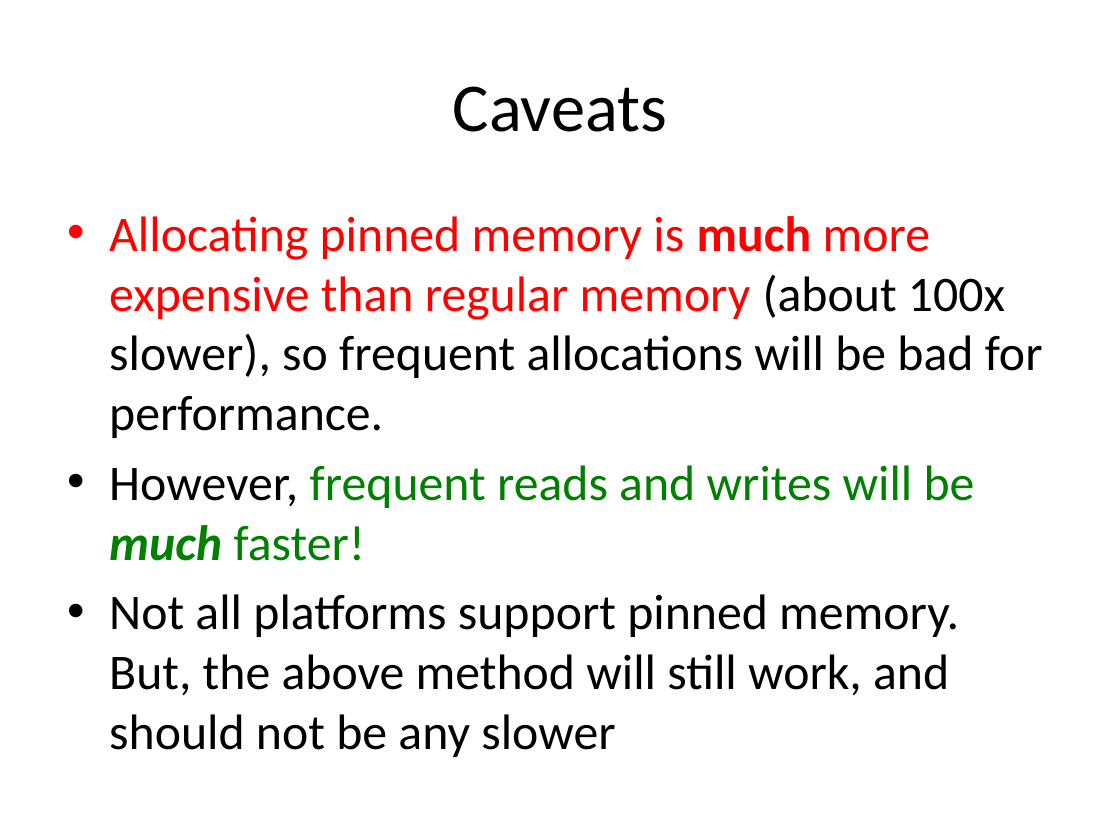
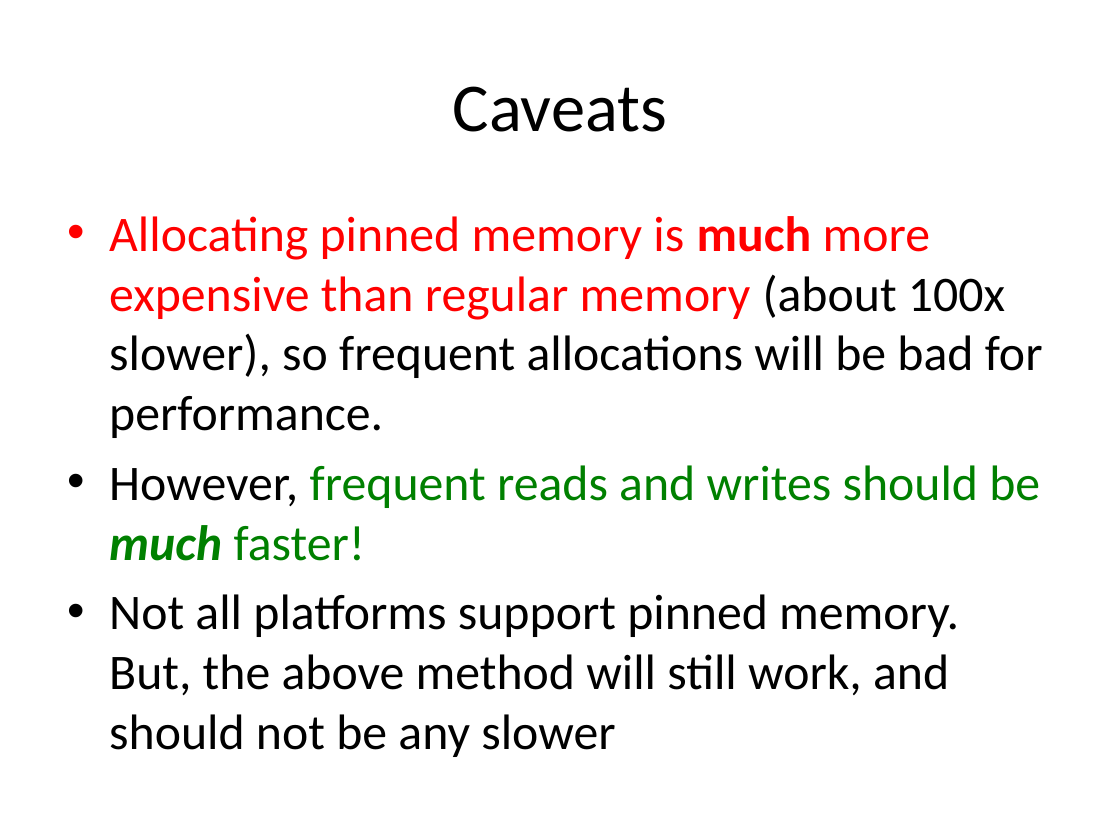
Before and after one commit to UoB-HPC/opencl-training-code, a slide deck: slide 25 of slides/advanced_part1.pptx (slide 24 before the commit). Drawn at 1120x840 pixels with LibreOffice and Linux fonts; fonts in the diff are those of the drawing. Boxes give left, top, right and bottom in pixels: in the first picture for what was removed or moved away, otherwise in the second. Text is boxed around its words. In the diff, an @@ line names an element or a change of style, - is before the commit and + after.

```diff
--- a/slides/advanced_part1.pptx
+++ b/slides/advanced_part1.pptx
@@ text at [109,465,1040,561]: text changed @@
-• However, frequent reads and writes will be much faster!
+• However, frequent reads and writes should be much faster!
```
Also in this commit, not shown: 4 other slides changed, 1 slide added.
